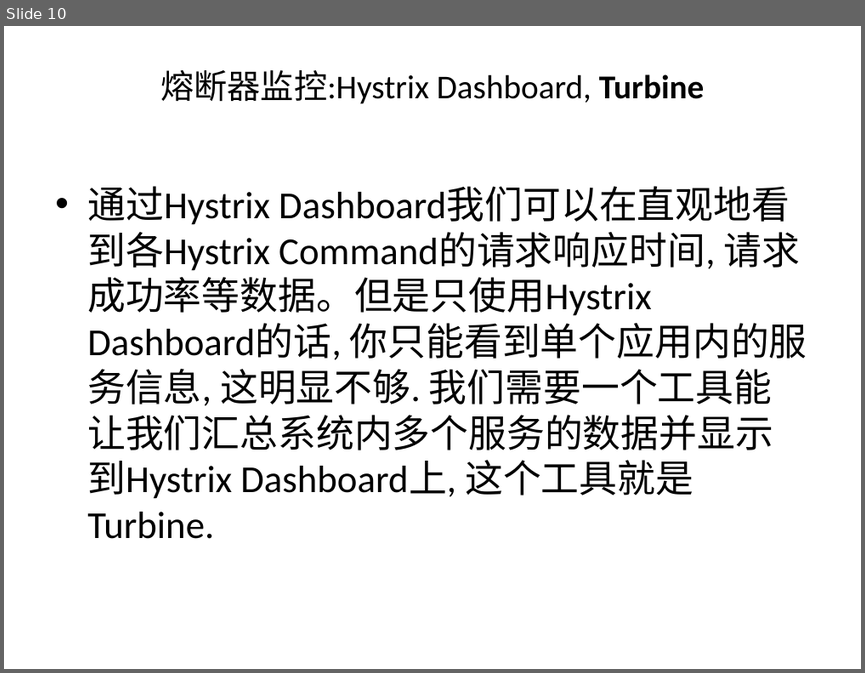
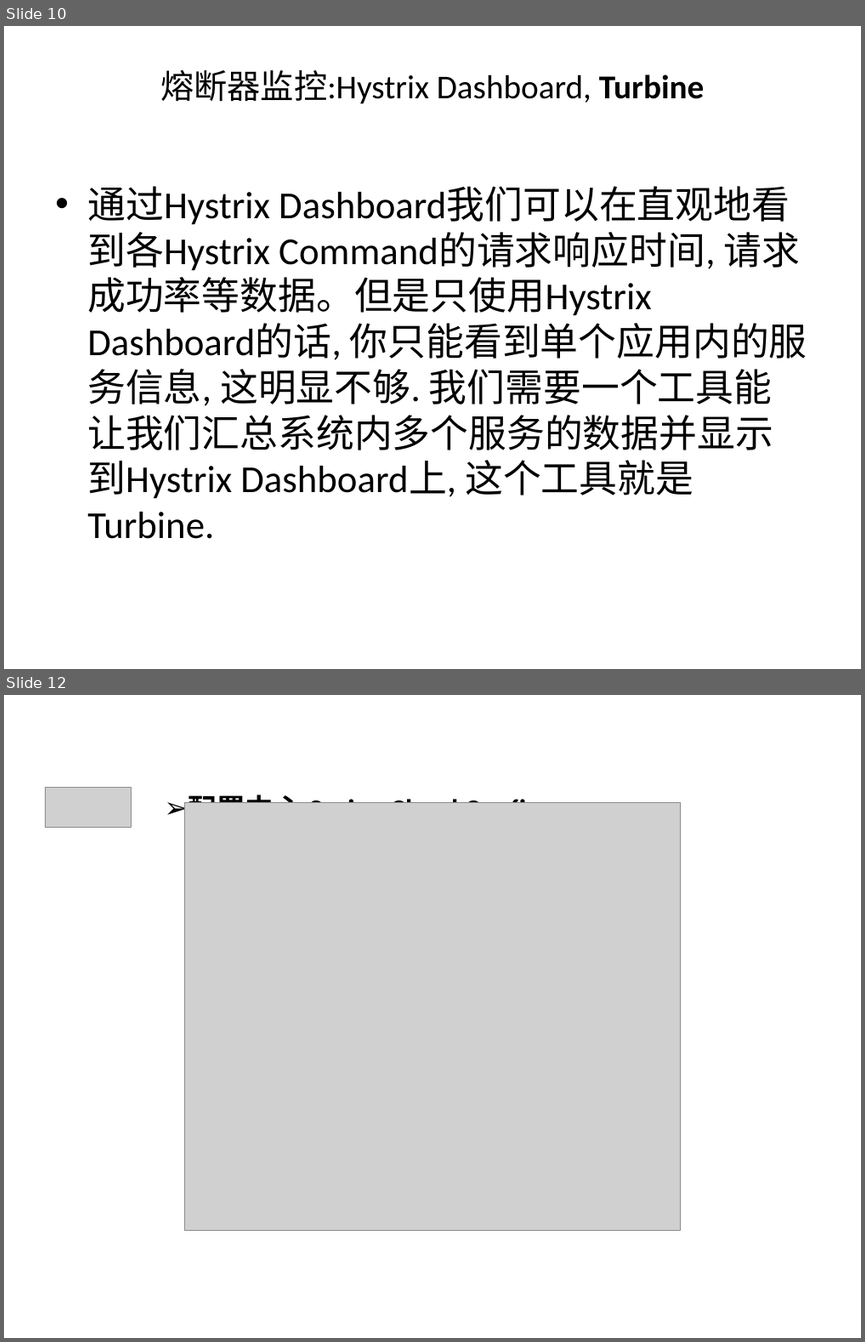
Before and after one commit to qbkken/spring_cloud, a slide deck: spring_cloud.ppt. Shown one above the other, each under a label of ours: slide 10 before the commit, slides 10 and 12 after it; the slides between them are not shown. The pictures are 865x673 and 865x1342 pixels, drawn with LibreOffice and Linux fonts; fonts in the diff are those of the drawing; grey boxes stand for pictures. Boxes give left, top, right and bottom in pixels: in the first picture for what was removed or moved away, otherwise in the second. Text is boxed around its words. In the diff, an @@ line names an element or a change of style, - is before the commit and + after.

Commit message:
config

```diff
--- a/spring_cloud.ppt
+++ b/spring_cloud.ppt
@@ slide 12 added at [4, 695, 861, 1338], background #CCE8CF @@
@@ picture added at [45, 787, 131, 827] @@
@@ text added at [188, 790, 540, 803], 24 pt, text #000000, bold @@
+➢ 配置中心 Spring Cloud Config
@@ picture added at [184, 803, 680, 1231] @@
```
Also in this commit, not shown: 1 slide changed, 2 other slides added, 4 other files.
